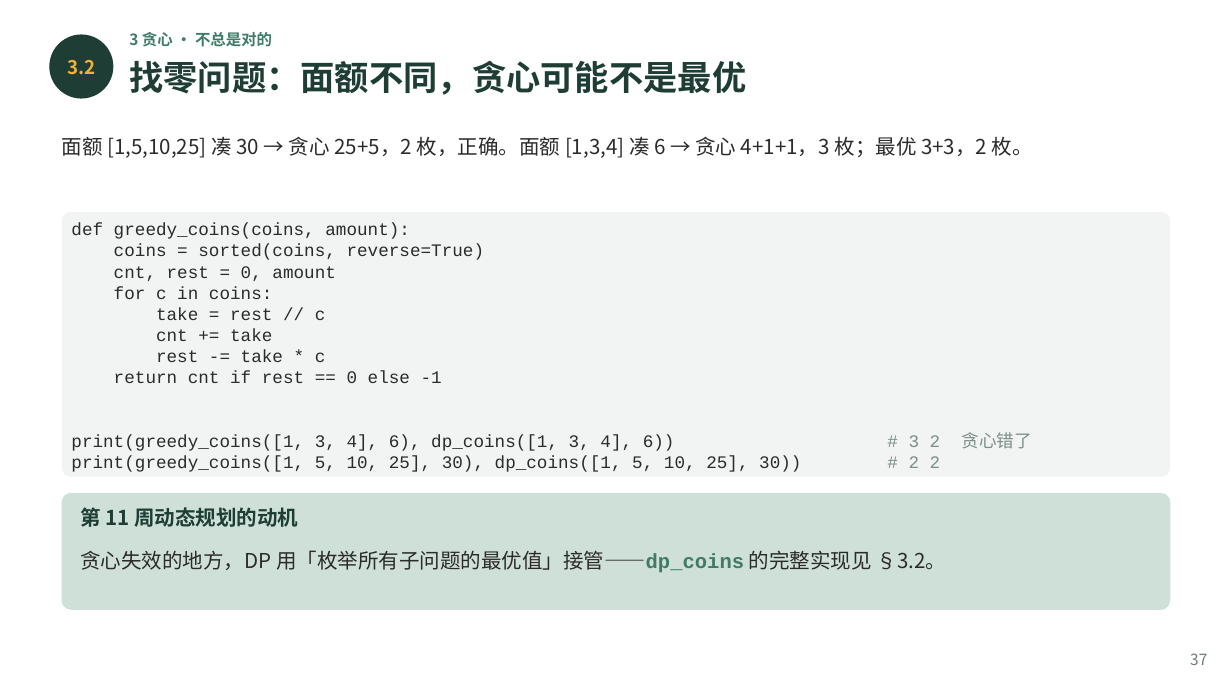
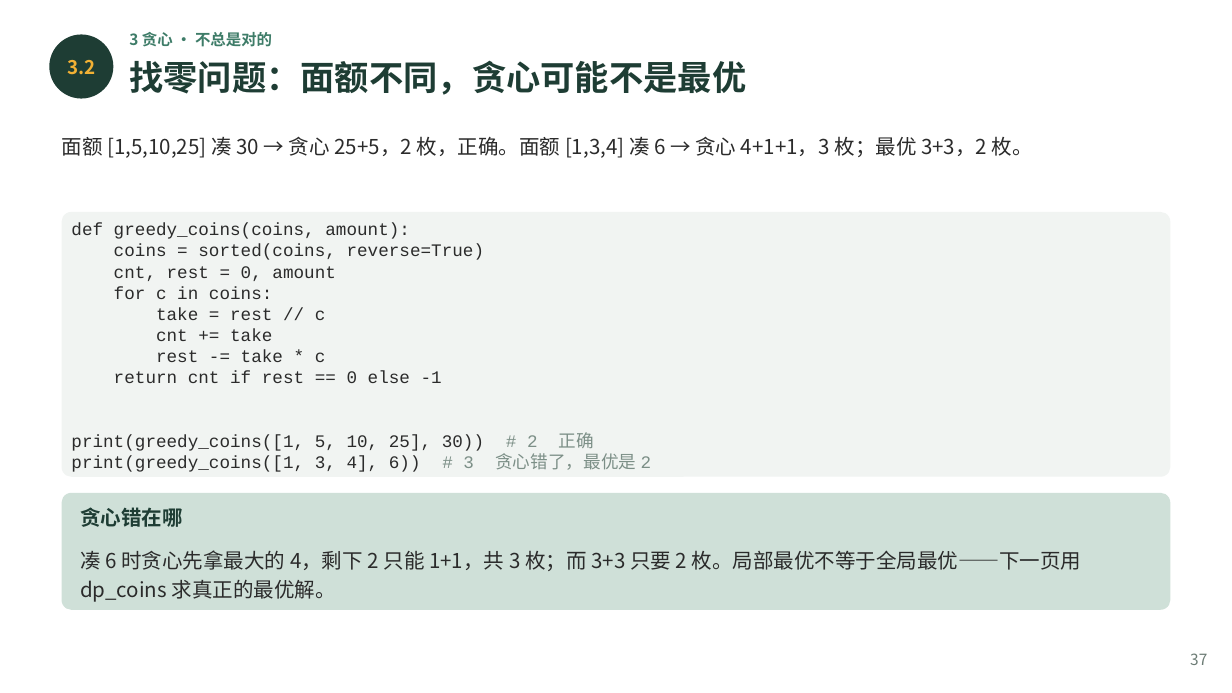
Before and after one commit to GMyhf/2026fall-cs101, a slide deck: slide 37 of courseware/202610_ADS_W06_Matrices_Sorting_Greedy.pptx. Drawn at 1232x693 pixels with LibreOffice and Linux fonts; fonts in the diff are those of the drawing. Boxes give left, top, right and bottom in pixels: in the first picture for what was removed or moved away, otherwise in the second. Text is boxed around its words. In the diff, an @@ line names an element or a change of style, - is before the commit and + after.

```diff
--- a/courseware/202610_ADS_W06_Matrices_Sorting_Greedy.pptx
+++ b/courseware/202610_ADS_W06_Matrices_Sorting_Greedy.pptx
@@ text at [71,432,652,472]: text changed @@
-print(greedy_coins([1, 3, 4], 6), dp_coins([1, 3, 4], 6)) # 3 2 贪心错了
-print(greedy_coins([1, 5, 10, 25], 30), dp_coins([1, 5, 10, 25], 30)) # 2 2
+print(greedy_coins([1, 5, 10, 25], 30)) # 2 正确
+print(greedy_coins([1, 3, 4], 6)) # 3 贪心错了，最优是 2
@@ text at [80,507,183,527]: text changed @@
-第 11 周动态规划的动机
+贪心错在哪
@@ text at [80,550,1082,602]: text changed @@
-贪心失效的地方，DP 用「枚举所有子问题的最优值」接管——dp_coins 的完整实现见 §3.2。
+凑 6 时贪心先拿最大的 4，剩下 2 只能 1+1，共 3 枚；而 3+3 只要 2 枚。局部最优不等于全局最优——下一页用 dp_coins 求真正的最优解。
```
Also in this commit, not shown: 16 other slides changed, 1 slide added, 1 other file.
